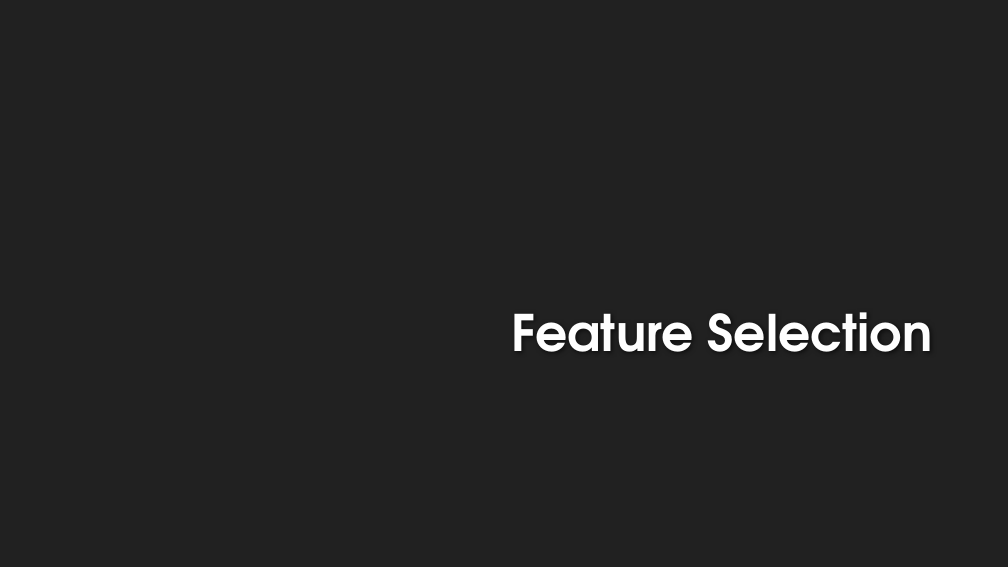
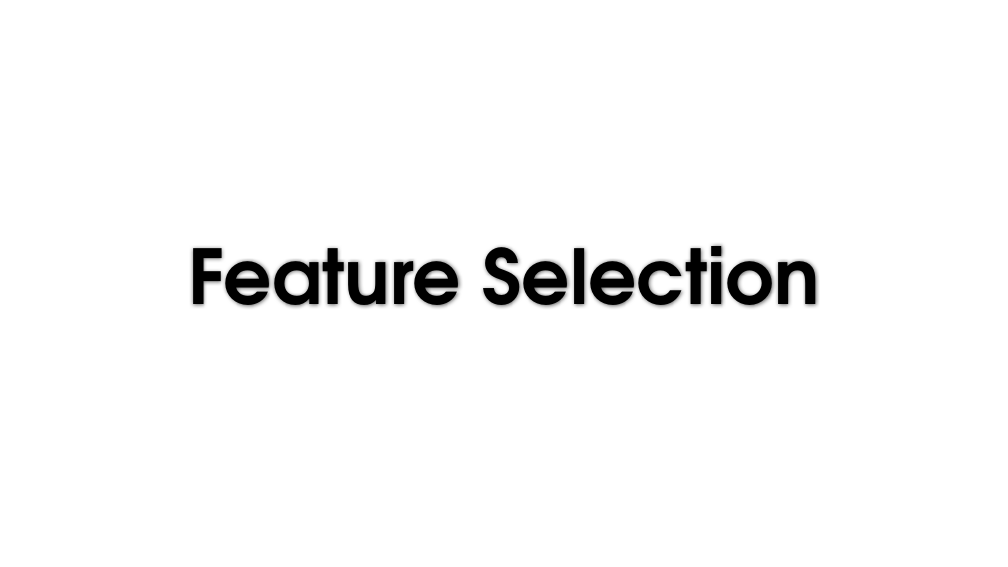
Before and after one commit to AshwiniA/Insurance-Fraud, a slide deck: slide 9 of Fraudulent Claim Detection.pptx (slide 17 before the commit). Drawn at 1008x567 pixels with LibreOffice and Linux fonts; fonts in the diff are those of the drawing; background and template pictures are left out. Boxes give left, top, right and bottom in pixels: in the first picture for what was removed or moved away, otherwise in the second. Text is boxed around its words. In the diff, an @@ line names an element or a change of style, - is before the commit and + after.

```diff
--- a/Fraudulent Claim Detection.pptx
+++ b/Fraudulent Claim Detection.pptx
@@ background #212121 to #FFFFFF @@
@@ title "Feature Selection": place and size @@
-title "Feature Selection" at [512,312,933,352]
+title "Feature Selection" at [188,245,819,307]
@@ title "Feature Selection" at [188,245,819,307]: size 48 to 72 pt, text colour #FEFEFE to #000000; alignment right to centre @@
```
Also in this commit, not shown: 8 other slides changed, 3 slides added, 14 slides removed.
